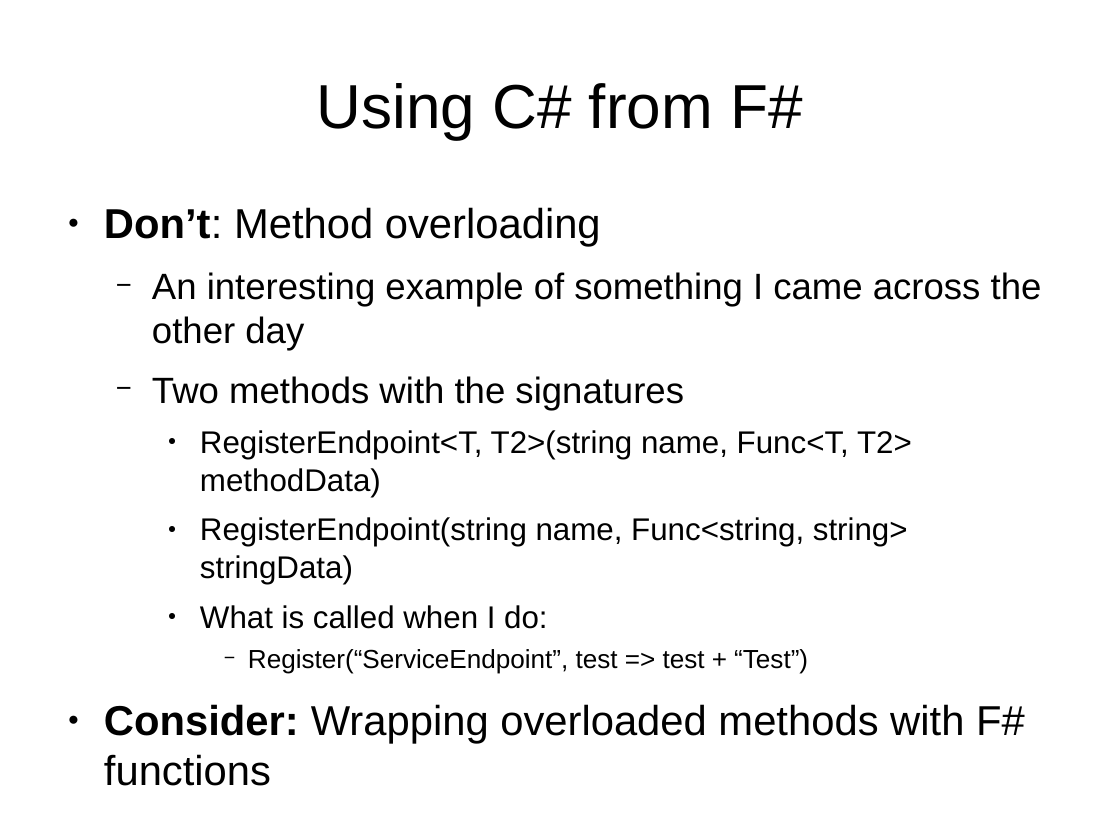
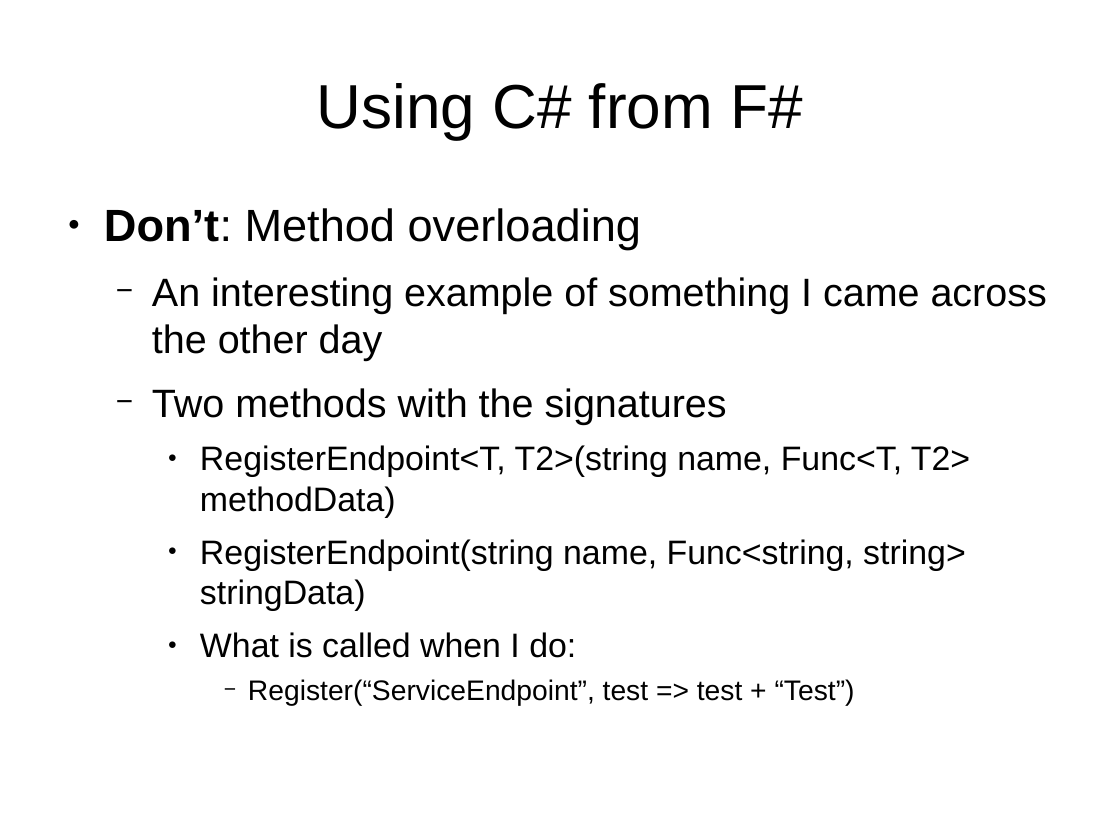
Before and after one commit to mvkara/InteropPresentation, a slide deck: slide 8 of slides/InteroperabilityPresentation.odp. Drawn at 1120x840 pixels with LibreOffice and Linux fonts; fonts in the diff are those of the drawing. Boxes give left, top, right and bottom in pixels: in the first picture for what was removed or moved away, otherwise in the second. Text is boxed around its words. In the diff, an @@ line names an element or a change of style, - is before the commit and + after.

```diff
--- a/slides/InteroperabilityPresentation.odp
+++ b/slides/InteroperabilityPresentation.odp
@@ text "Don’t: Method overloading" at [104, 208, 1047, 706]: size 29.6 to 32 pt in "Don’t: Method overloading"; size 25.9 to 28 pt in "An interesting example of something I came ...", "Two methods with the signatures"; size 22.2 to 24 pt in "RegisterEndpoint<T, T2>(string name, Func<T, T2> methodData)", "RegisterEndpoint(string name, Func<string, string> stringDat ...", "What is called when I do:"; size 18.5 to 20 pt in "Register(“ServiceEndpoint”, test => test + “Test”)" @@
@@ text at [104, 704, 1025, 786]: paragraph removed @@
-● Consider: Wrapping overloaded methods with F# functions
```
Also in this commit, not shown: 5 other slides changed, 6 other files.
